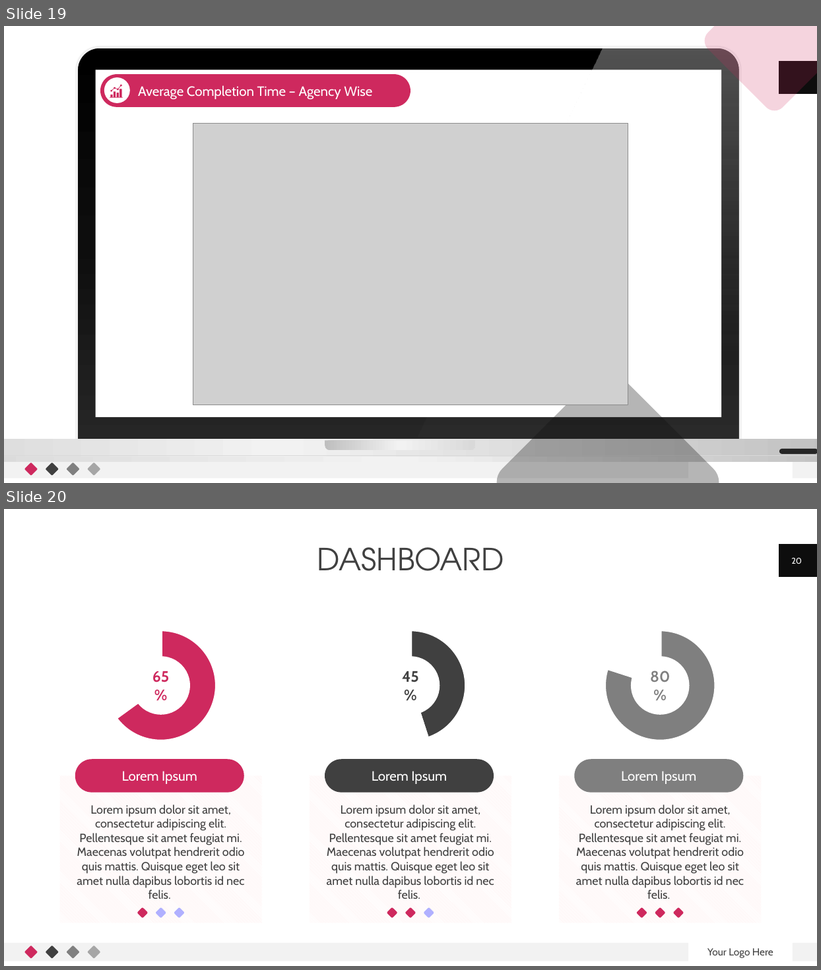
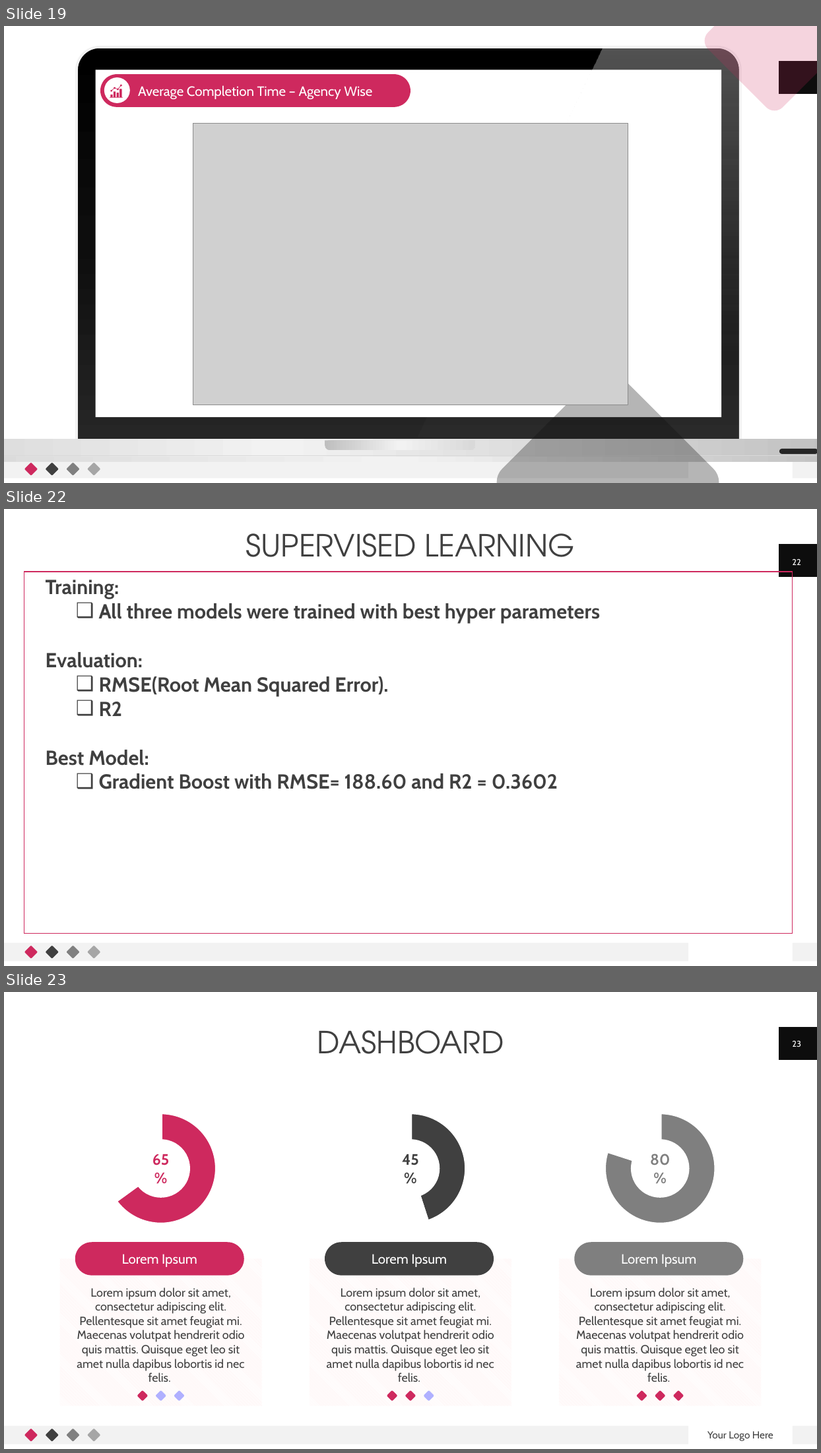
Before and after one commit to hareeshkavumkulath/BigdataAnalytics, a slide deck: Presentation/Presentation_Updated.pptx. Shown one above the other, each under a label of ours: slides 19 and 20 before the commit, slides 19, 22 and 23 after it; the slides between them are not shown. The pictures are 821x970 and 821x1453 pixels, drawn with LibreOffice and Linux fonts; fonts in the diff are those of the drawing; grey boxes stand for pictures. Boxes give left, top, right and bottom in pixels: in the first picture for what was removed or moved away, otherwise in the second. Text is boxed around its words. In the diff, an @@ line names an element or a change of style, - is before the commit and + after.

Commit message:
supervised learning part added in ppt

```diff
--- a/Presentation/Presentation_Updated.pptx
+++ b/Presentation/Presentation_Updated.pptx
@@ slide 22 added at (4, 509, 817, 966), background #FFFFFF; not listed: 7 template elements that a slide beside it also shows @@
@@ title added at (246, 533, 575, 557), 36 pt, text #404040 @@
+SUPERVISED LEARNING
@@ page number added at (792, 559, 801, 565), 10 pt, text #FFFFFF @@
+22
@@ rectangle added at (24, 572, 793, 934), outline #CE295E 1 pt @@
@@ text added at (46, 580, 600, 789), 24 pt, text #404040, bold @@
+Training:
+  ❑ All three models were trained with best hyper parameters
+Evaluation:
+  ❑ RMSE(Root Mean Squared Error).
+  ❑ R2
+Best Model:
+  ❑ Gradient Boost with RMSE= 188.60 and R2 = 0.3602
@@ what was slide 20 is now slide 23 @@
@@ page number at (792, 1041, 801, 1047): text changed @@
-20
+23
```
Also in this commit, not shown: 2 slides changed, 2 other slides added.
